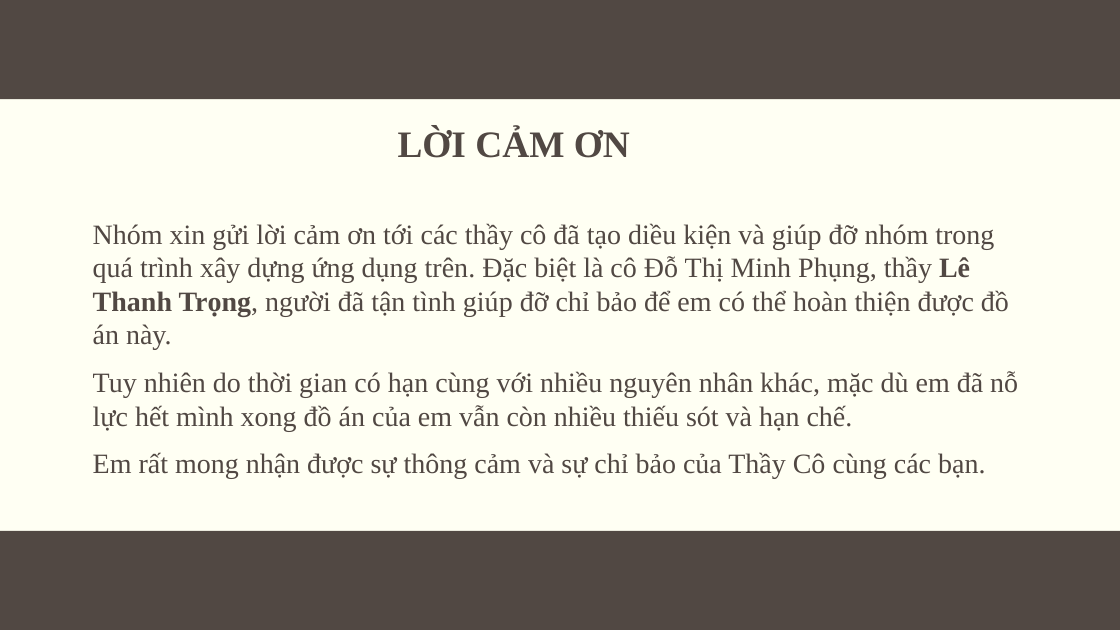
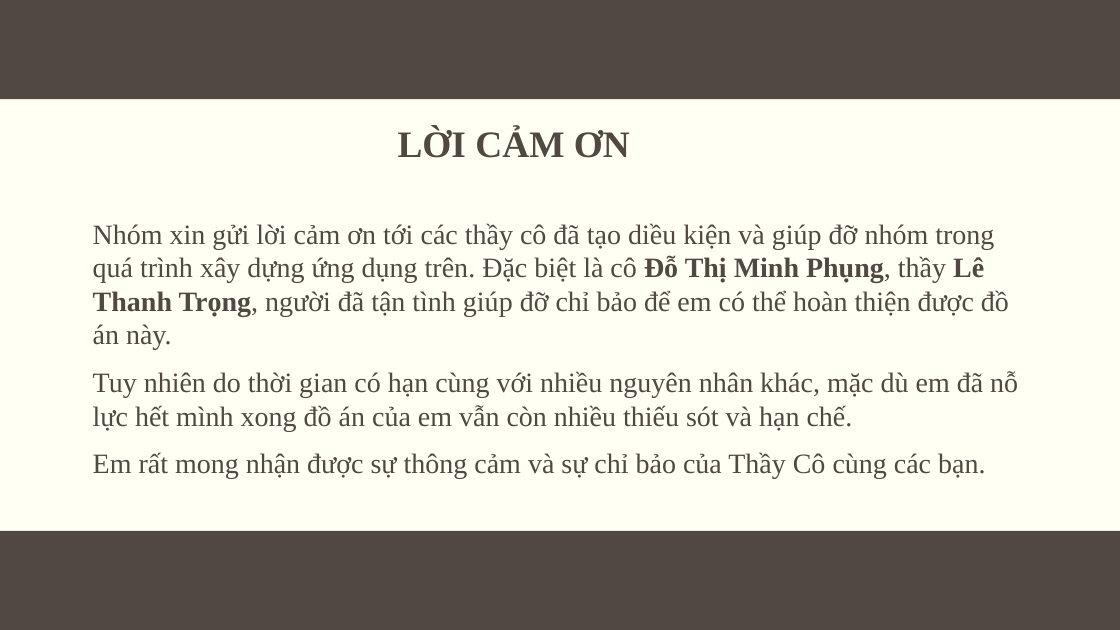
Before and after one commit to phamhoainguyen/ShopManagement, a slide deck: slide 28 of Reports/PTTKHTTT/Nhóm 3_Báo Cáo Đồ Án.pptx. Drawn at 1120x630 pixels with LibreOffice and Linux fonts; fonts in the diff are those of the drawing; background and template pictures are left out. Boxes give left, top, right and bottom in pixels: in the first picture for what was removed or moved away, otherwise in the second. Text is boxed around its words. In the diff, an @@ line names an element or a change of style, - is before the commit and + after.

```diff
--- a/Reports/PTTKHTTT/Nhóm 3_Báo Cáo Đồ Án.pptx
+++ b/Reports/PTTKHTTT/Nhóm 3_Báo Cáo Đồ Án.pptx
@@ subtitle at bbox=[93, 223, 1009, 350]: bold on in "Đỗ Thị Minh Phụng," @@
```
